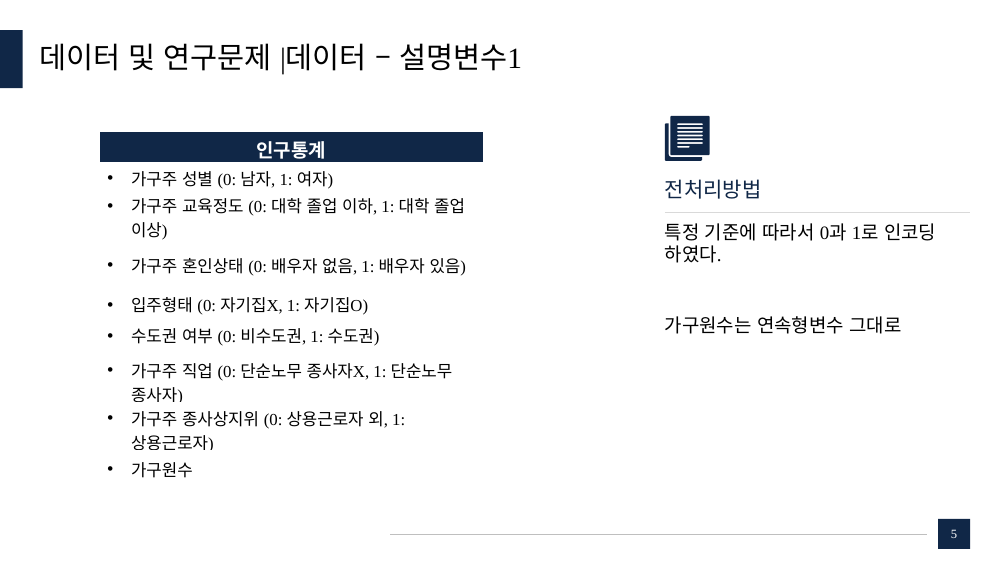
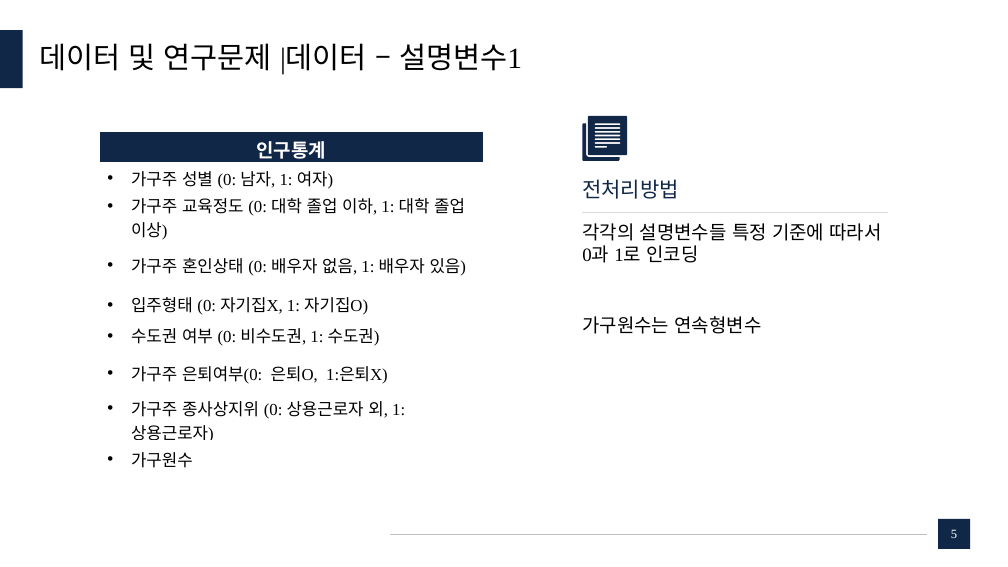
Before and after one commit to dudungE/Competition, a slide deck: slide 5 of ppt/부실가계분류모델에 관한 연구.pptx. Drawn at 1008x567 pixels with LibreOffice and Linux fonts; fonts in the diff are those of the drawing. Boxes give left, top, right and bottom in pixels: in the first picture for what was removed or moved away, otherwise in the second. Text is boxed around its words. In the diff, an @@ line names an element or a change of style, - is before the commit and + after.

```diff
--- a/ppt/부실가계분류모델에 관한 연구.pptx
+++ b/ppt/부실가계분류모델에 관한 연구.pptx
@@ table at (100, 132, 482, 478) @@
-row 7, column 1: 가구주 직업 (0: 단순노무 종사자X, 1: 단순노무 종사자)
+row 7, column 1: 가구주 은퇴여부(0: 은퇴O, 1:은퇴X)
@@ 2 freeform shapes, 1 text, 1 line: place and size @@
-2 freeform shapes, 1 text, 1 line at (665, 116, 970, 212)
+2 freeform shapes, 1 text, 1 line at (582, 116, 888, 212)
@@ text at (582, 223, 882, 334): text changed @@
-특정 기준에 따라서 0과 1로 인코딩 하였다.
-가구원수는 연속형변수 그대로
+각각의 설명변수들 특정 기준에 따라서 0과 1로 인코딩
+가구원수는 연속형변수
```
Also in this commit, not shown: 19 other slides changed, 7 slides added, 2 slides removed, 2 other files.
